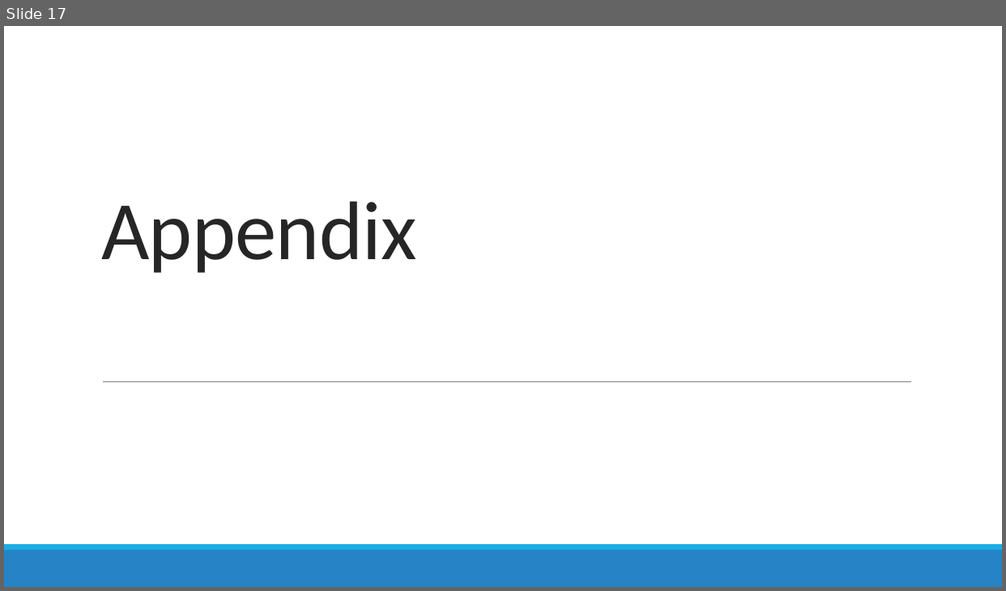
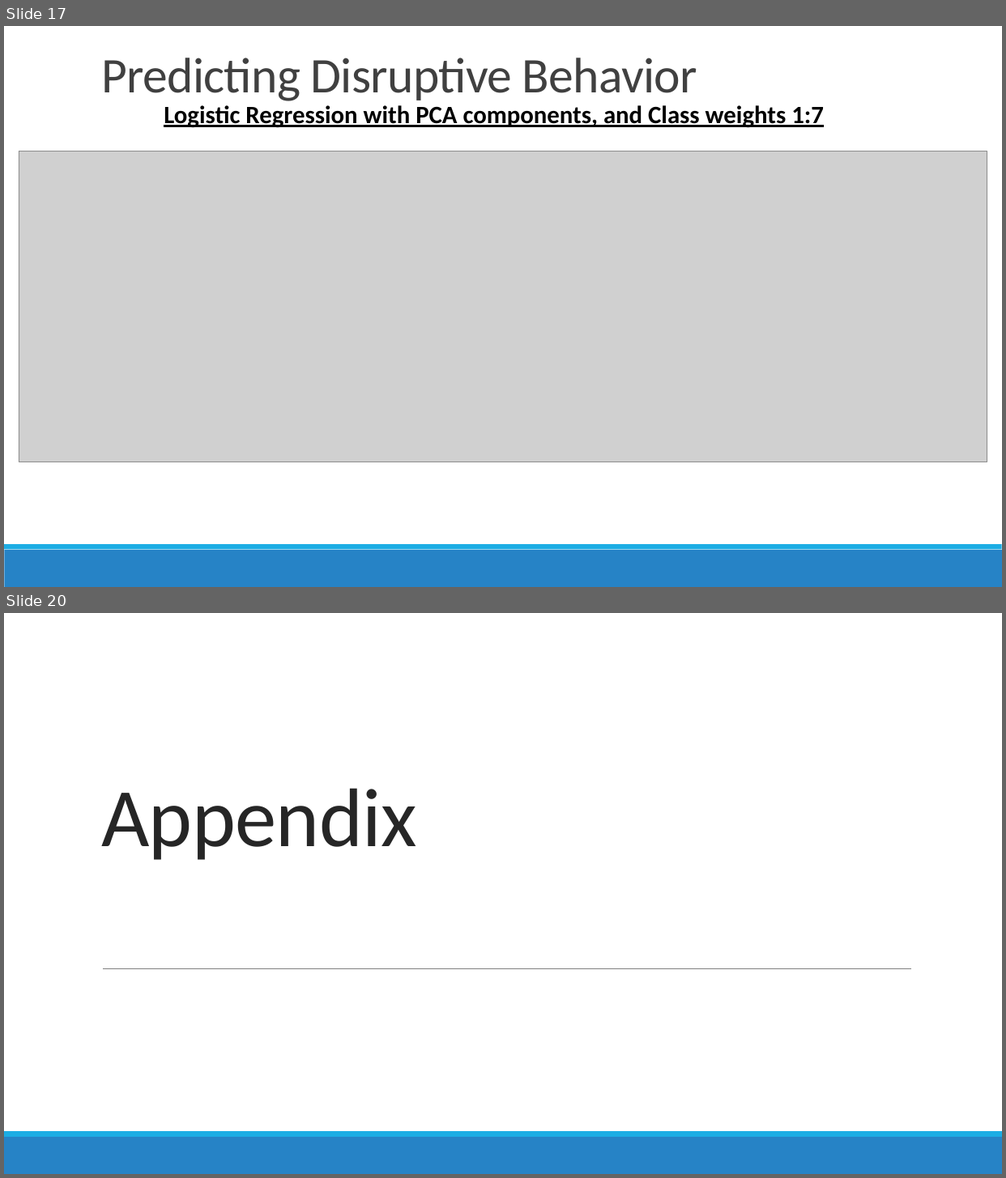
Before and after one commit to conditg/predicting-disruption, a slide deck: DisruptCapstone.pptx. Shown one above the other, each under a label of ours: slide 17 before the commit, slides 17 and 20 after it; the slides between them are not shown. The pictures are 1006x591 and 1006x1178 pixels, drawn with LibreOffice and Linux fonts; fonts in the diff are those of the drawing; grey boxes stand for pictures. Boxes give left, top, right and bottom in pixels: in the first picture for what was removed or moved away, otherwise in the second. Text is boxed around its words. In the diff, an @@ line names an element or a change of style, - is before the commit and + after.

```diff
--- a/DisruptCapstone.pptx
+++ b/DisruptCapstone.pptx
@@ slide 17 added at (x1=4, y1=26, x2=1002, y2=587), background #FFFFFF; not listed: 2 template elements that a slide beside it also shows @@
@@ title added at (x1=101, y1=58, x2=697, y2=101), 48 pt, text #404040 @@
+Predicting Disruptive Behavior
@@ text added at (x1=164, y1=105, x2=824, y2=128), 24 pt, text #000000, bold, underline @@
+Logistic Regression with PCA components, and Class weights 1:7
@@ picture added at (x1=19, y1=151, x2=987, y2=463) @@
@@ what was slide 17 is now slide 20 @@
```
Also in this commit, not shown: 13 slides changed, 3 other slides added, 1 other file.
